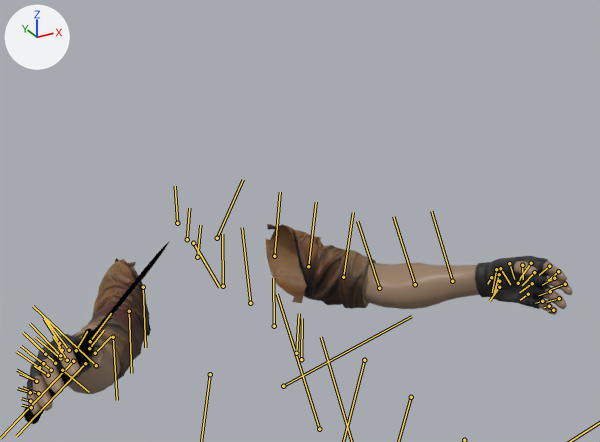
An edit to the Blender file Assets/Resources/.blends/hands/DefaultKnife/DefaultKnife-F.blend, drawn before and after from the same camera.
Both versions are drawn from a 50 mm camera at (-0.647, -0.189, 0.806) aimed at (0.074, 1.121, 0.15). Arrows for +X, +Y and +Z are at upper left; the lights stay in place. Both versions are drawn at frame 1 of the action 'tm_leet_variantb_qc_skeletonAction'; the numbers are the values there. The bones that bend it are drawn over the model as lines.

In view in the first picture: 'knife', 'tm_leet_variantB', 'tm_leet_variantb_w_t_base_fingerless_glove'.
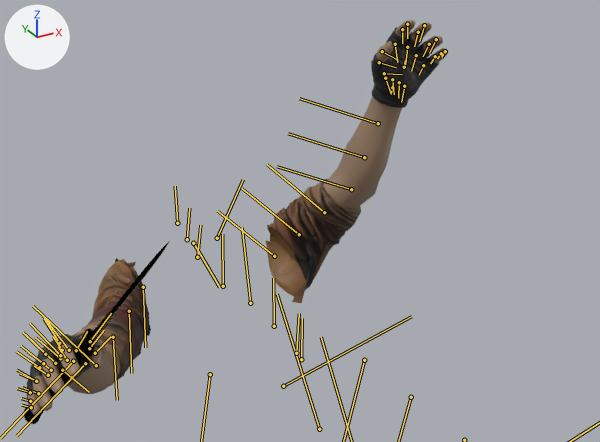
Boxes [x1, y1, x2, y2] around the edits, measured in the pictures (600 x 442 px):
'tm_leet_variantB', posed (19% narrower, 75% taller): before [68, 224, 480, 394]; after [68, 96, 402, 394]
'tm_leet_variantb_w_t_base_fingerless_glove', posed (23% narrower, 148% taller): before [27, 256, 573, 415]; after [27, 20, 448, 415]
bone 'arm_upper_L', root to tip: before (274, 256) to (280, 192); after (274, 256) to (217, 211)

What the commit changed:
Bone 'arm_upper_L' (bone_arm_upper_l) turns from (0, 0, 0) to (14, 8, 53) degrees about its own x, y and z.
